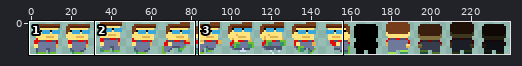
Sprite sheet -- src/assets/images/player.png. The first picture is a wide view before the edit; the outline marks the close-up.
Close-up. Before the edit:
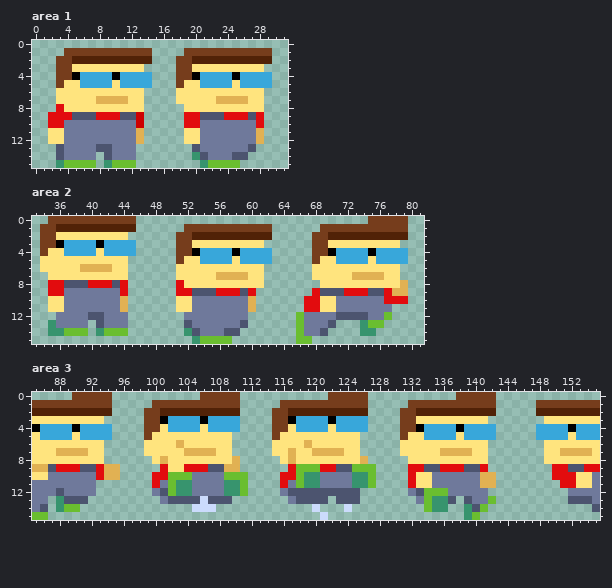
The file is 240x16 pixels. Colours within 5 levels of each other are drawn and written as one. Shown: area 1: x 0..31, y 0..15; area 2: x 33..81, y 0..15; area 3: x 85..155, y 0..15.
And afterwards:
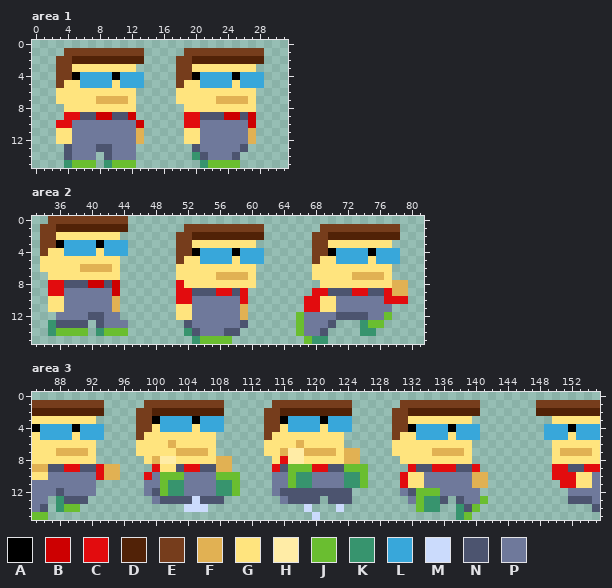
Palette (. is transparent): A #000000  B #cd0001  C #e20c0e  D #512207  E #763d1c  F #e1b153  G #ffe47e  H #ffeca6  J #6abe30  K #37946e  L #38a7da  M #cbdbfc  N #4c546f  P #6f799b
What changed:
Area 1:
y 1: x 14 E -> .; x 29 E -> .
y 2: x 14 D -> .; x 29 D -> .
y 3: x 13 G -> .; x 28 G -> .
y 4..5: x 14 L -> .; x 29 L -> .
y 6..7: x 13 G -> .; x 28 G -> .
y 8: x 3 C -> .; x 13 G -> .; x 28 G -> .
y 9: x 2..3 CC -> ..; x 5 N -> C; x 8..10 CCC -> BBN; x 12..13 NB -> B.; x 24..28 CCCNC -> BBNB.
y 10: x 2 C -> .; x 4 P -> C; x 27..28 PC -> B.
y 11..12: x 2 G -> .; x 4 P -> G; x 27..28 PF -> F.
y 13: x 3..4 NP -> .N; x 26..27 PN -> N.
y 14: x 3..4 NP -> .N; x 26 N -> .
y 15: x 3..4 KJ -> .K
Area 2:
y 0: x 45 E -> .; x 75..79 EEEEE -> .....
y 1: x 45 D -> .; x 62 E -> .; x 79 E -> .
y 2: x 44 G -> .; x 62 D -> .; x 79 D -> .
y 3: x 45 L -> .; x 61 G -> .; x 78 G -> .
y 4: x 45 L -> .; x 62 L -> .; x 79 L -> .
y 5: x 44 G -> .; x 62 L -> .; x 79 L -> .
y 6..7: x 44 G -> .; x 61 G -> .; x 78 G -> .
y 8: x 40..44 CCCNC -> BBNB.; x 61 G -> .; x 78 G -> F
y 9: x 43..44 PC -> B.; x 58..60 CNC -> NC.; x 69 N -> C; x 72 C -> N
y 10: x 43..44 PF -> F.; x 51..52 GG -> CC; x 59..60 PF -> C.
y 11: x 43..44 PF -> F.; x 59..60 PF -> F.
y 12: x 44 P -> .; x 51..52 .P -> GG; x 59 P -> F
y 13: x 36..39 PPPP -> NNNN
y 14: x 36 K -> J
y 15: x 66 J -> .; x 68..69 .. -> KK
Area 3:
y 0: x 90..94 EEEEE -> .....; x 106..110 EEEEE -> .....; x 122..126 EEEEE -> .....; x 138..142 EEEEE -> .....
y 1: x 94 E -> .; x 99 . -> E; x 109..110 EE -> ..; x 115 . -> E; x 125..126 EE -> ..; x 131 . -> E; x 141..142 EE -> ..
y 2: x 94 D -> .; x 98 . -> E; x 100 E -> D; x 109..110 DD -> ..; x 114 . -> E; x 116 E -> D; x 125..126 DD -> ..; x 130 . -> E; x 132 E -> D; x 141..142 DD -> ..
y 3: x 93 G -> .; x 98 . -> E; x 100..101 EA -> AL; x 105..106 LA -> AL; x 109..110 LL -> ..; x 114 . -> E; x 116..117 EA -> AL; x 121..122 LA -> AL; x 125..126 LL -> ..; x 130 . -> E; x 132 E -> G; x 140..141 GG -> ..; x 149 G -> .
y 4: x 94 L -> .; x 98 . -> E; x 100..101 EG -> GL; x 105..106 LG -> GL; x 109..110 LL -> ..; x 114 . -> E; x 116..117 EG -> GL; x 121..122 LG -> GL; x 125..126 LL -> ..; x 130 . -> E; x 132..133 EA -> AL; x 137..138 LA -> AL; x 141..142 LL -> ..; x 148 L -> .
y 5: x 94 L -> .; x 98..99 .E -> EG; x 108..109 GG -> ..; x 114..115 .E -> EG; x 124..125 GG -> ..; x 130..131 .E -> EG; x 133 G -> L; x 137..138 LG -> GL; x 141..142 LL -> ..; x 148 L -> .
y 6: x 93 G -> .; x 98 . -> G; x 102..103 GF -> FG; x 108..109 GG -> ..; x 114 . -> G; x 118..119 GF -> FG; x 124..125 GG -> ..; x 130 . -> G; x 140..141 GG -> ..; x 149 G -> .
y 7: x 93 G -> .; x 98 . -> G; x 103 G -> F; x 107..109 FGG -> G..; x 114 . -> G; x 116..119 GFGG -> FHHF; x 123..125 FGG -> GFF; x 130 . -> G; x 135 G -> F; x 139..141 FGG -> G..; x 149 G -> .
y 8: x 93 G -> .; x 99..102 .GFG -> GFHH; x 108..110 GGF -> FF.; x 115..118 .GFG -> GCHH; x 124..126 GGF -> FF.; x 131 . -> G; x 140..141 GG -> ..; x 149 G -> .
y 9: x 88 C -> N; x 100..101 .C -> CG; x 103 G -> N; x 106 C -> N; x 108 N -> F; x 110 F -> .; x 115..117 ..C -> CNJ; x 120 J -> C; x 122 C -> N; x 124 N -> J; x 127 J -> .; x 133 C -> N; x 135 N -> C; x 138 C -> N; x 140..141 NC -> C.
y 10: x 99..101 .CC -> CPJ; x 104 J -> P; x 108 P -> J; x 111 J -> .; x 115..118 .CCJ -> PPJK; x 120 K -> P; x 124 P -> K; x 126..127 KJ -> J.; x 131..132 .C -> CG; x 134 G -> P; x 140 P -> F; x 142 F -> .
y 11: x 99..102 .CPJ -> PPJK; x 104 K -> P; x 108 P -> K; x 110..111 KJ -> J.; x 115..118 .CPJ -> PPJK; x 120 K -> P; x 124 P -> K; x 126..127 KJ -> J.; x 131..132 .C -> CG; x 134 G -> P; x 140 P -> F; x 142 F -> .
y 12: x 99..102 .PNJ -> PNJK; x 104 K -> P; x 108 P -> K; x 110..111 KJ -> J.; x 115..116 .P -> PN; x 125 N -> .; x 131..133 .PN -> PNJ; x 136 J -> P; x 141 P -> .
y 13: x 100..101 .P -> PN; x 105..106 NM -> MN; x 109 N -> .; x 116..117 .P -> PN; x 121..122 N. -> .N; x 125 N -> .; x 132..134 .PJ -> PJK; x 136..139 KN.N -> N.NP; x 141..142 PJ -> J.
y 14: x 104 . -> M; x 107 M -> .; x 119..120 .M -> M.; x 123..124 .M -> M.; x 133..134 .J -> JK; x 136 K -> .; x 138..141 .KNJ -> KNJ.
y 15: x 120..121 .M -> M.; x 138..140 .KJ -> KJ.
